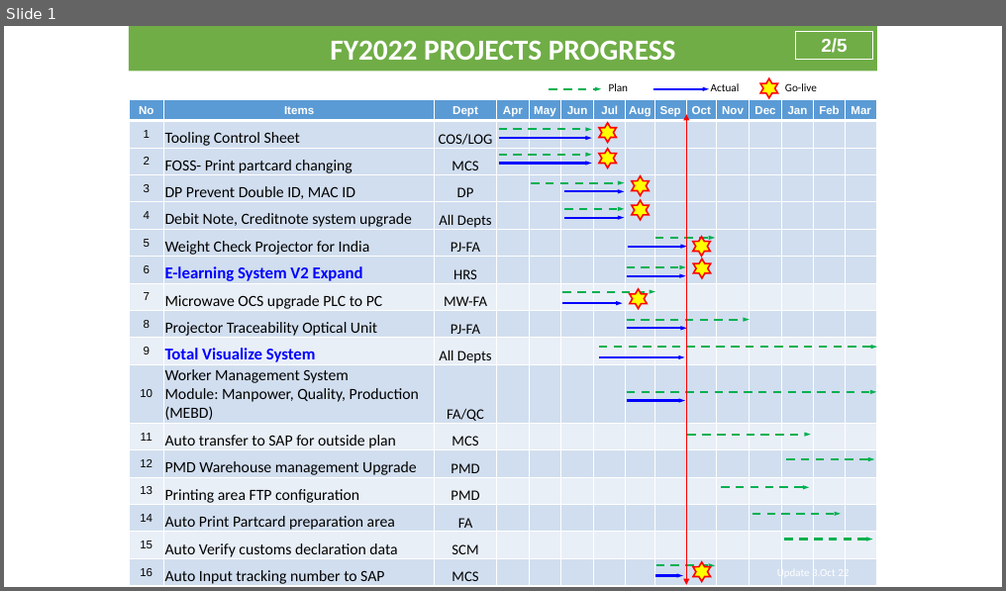
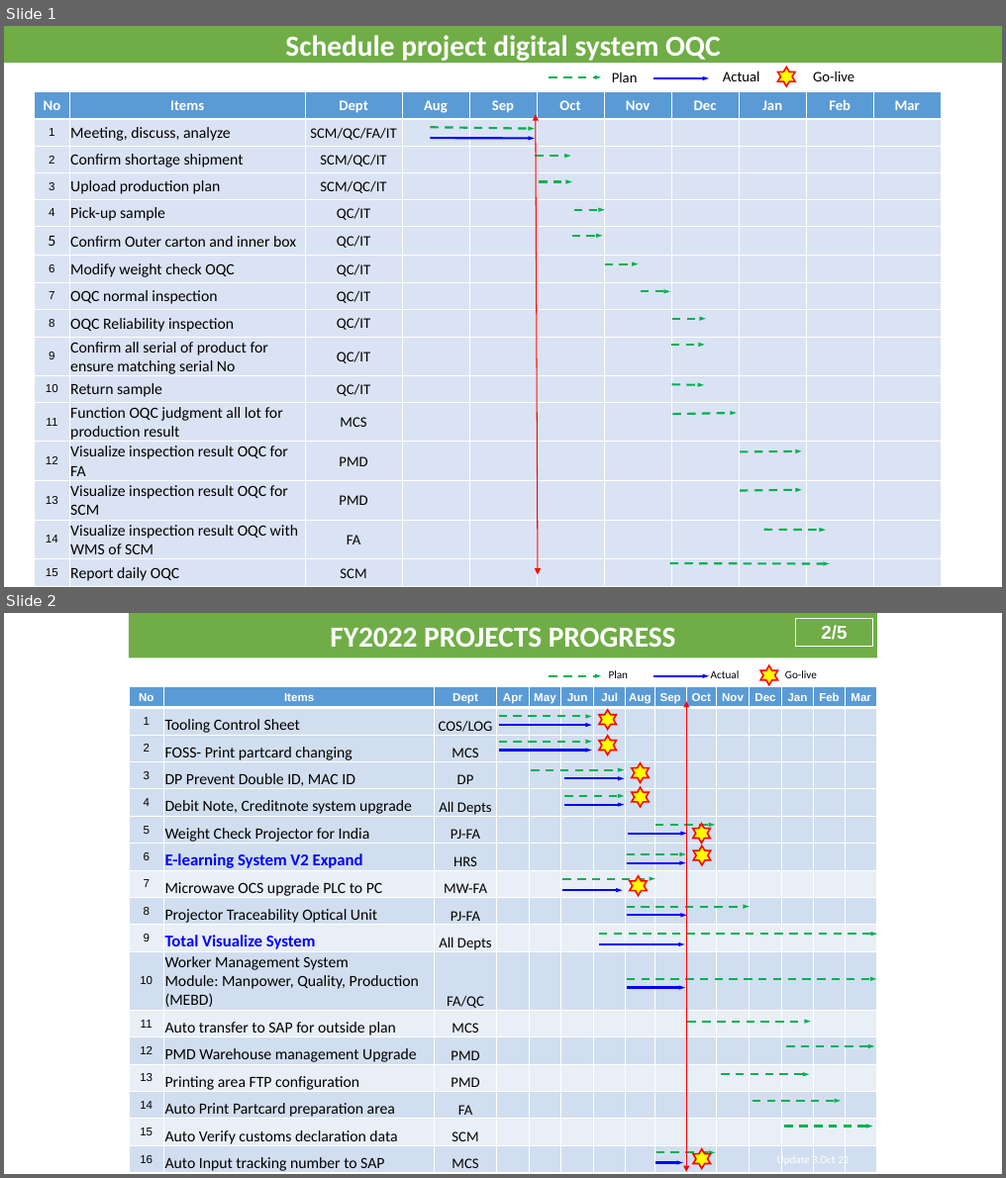
Before and after one commit to thietbicongnghevietnam/2025document, a slide deck: schedule.pptx. Shown one above the other, each under a label of ours: slide 1 before the commit, slides 1 and 2 after it. The pictures are 1006x591 and 1006x1178 pixels, drawn with LibreOffice and Linux fonts; fonts in the diff are those of the drawing. Boxes give left, top, right and bottom in pixels: in the first picture for what was removed or moved away, otherwise in the second. Text is boxed around its words. In the diff, an @@ line names an element or a change of style, - is before the commit and + after.

```diff
--- a/schedule.pptx
+++ b/schedule.pptx
@@ slide 1 added at (x1=4, y1=26, x2=1002, y2=587), background #FFFFFF @@
@@ rectangle added at (x1=4, y1=26, x2=1002, y2=63), fill #70AD47, 28 pt, text #FFFFFF, bold @@
+Schedule project digital system OQC
@@ arrow added from (549, 77) to (601, 77), #00B050 2 pt dashed @@
@@ text added at (x1=612, y1=73, x2=638, y2=82), 14 pt, text #000000 @@
+Plan
@@ arrow added from (653, 78) to (709, 78), #0000FF 2 pt @@
@@ text added at (x1=723, y1=71, x2=760, y2=81), 14 pt, text #000000 @@
+Actual
@@ star added at (x1=778, y1=68, x2=795, y2=86), fill #FFFF00, outline #FF0000 1.5 pt @@
@@ text added at (x1=813, y1=71, x2=854, y2=81), 14 pt, text #000000 @@
+Go-live
@@ table added at (x1=35, y1=92, x2=942, y2=585), 16 rows, 11 columns @@
+No | Items | Dept | Aug | Sep | Oct | Nov | Dec | Jan | Feb | Mar
+1 | Meeting, discuss, analyze | SCM/QC/FA/IT |  |  |  |  |  |  |  | 
+2 | Confirm shortage shipment | SCM/QC/IT |  |  |  |  |  |  |  | 
+3 | Upload production plan | SCM/QC/IT |  |  |  |  |  |  |  | 
+4 | Pick-up sample | QC/IT |  |  |  |  |  |  |  | 
+5 | Confirm Outer carton and inner box | QC/IT |  |  |  |  |  |  |  | 
+6 | Modify weight check OQC | QC/IT |  |  |  |  |  |  |  | 
+7 | OQC normal inspection | QC/IT |  |  |  |  |  |  |  | 
+8 | OQC Reliability inspection | QC/IT |  |  |  |  |  |  |  | 
+9 | Confirm all serial of product for ensure matching serial No | QC/IT |  |  |  |  |  |  |  | 
+10 | Return sample | QC/IT |  |  |  |  |  |  |  | 
+11 | Function OQC judgment all lot for production result | MCS |  |  |  |  |  |  |  | 
+12 | Visualize inspection result OQC for FA | PMD |  |  |  |  |  |  |  | 
+13 | Visualize inspection result OQC for SCM | PMD |  |  |  |  |  |  |  | 
+14 | Visualize inspection result OQC with WMS of SCM | FA |  |  |  |  |  |  |  | 
+15 | Report daily OQC | SCM |  |  |  |  |  |  |  | 
@@ double arrow added from (536, 114) to (538, 574), #FF0000 1 pt @@
@@ arrow added from (430, 127) to (535, 129), #00B050 2 pt dashed @@
@@ arrow added from (430, 138) to (535, 138), #0000FF 2 pt @@
@@ arrow added from (535, 156) to (570, 156), #00B050 2 pt dashed @@
@@ pentagon arrow added at (x1=749, y1=169, x2=857, y2=181), fill #0070C0 @@
@@ arrow added from (539, 181) to (572, 181), #00B050 2 pt dashed @@
@@ pentagon arrow added at (x1=749, y1=186, x2=807, y2=199), fill #92D050 @@
@@ arrow added from (574, 210) to (605, 210), #00B050 2 pt dashed @@
@@ arrow added from (572, 236) to (602, 236), #00B050 2 pt dashed @@
@@ arrow added from (604, 264) to (638, 264), #00B050 2 pt dashed @@
@@ arrow added from (641, 291) to (670, 291), #00B050 2 pt dashed @@
@@ arrow added from (672, 319) to (706, 319), #00B050 2 pt dashed @@
@@ arrow added from (671, 345) to (705, 345), #00B050 2 pt dashed @@
@@ arrow added from (672, 384) to (704, 385), #00B050 2 pt dashed @@
@@ arrow added from (672, 414) to (737, 413), #00B050 2 pt dashed @@
@@ arrow added from (740, 452) to (802, 452), #00B050 2 pt dashed @@
@@ arrow added from (740, 491) to (802, 490), #00B050 2 pt dashed @@
@@ arrow added from (764, 530) to (826, 531), #00B050 2 pt dashed @@
@@ arrow added from (670, 564) to (830, 565), #00B050 2 pt dashed @@
@@ what was slide 1 is now slide 2 @@
```
Also in this commit, not shown: 4 other files.
